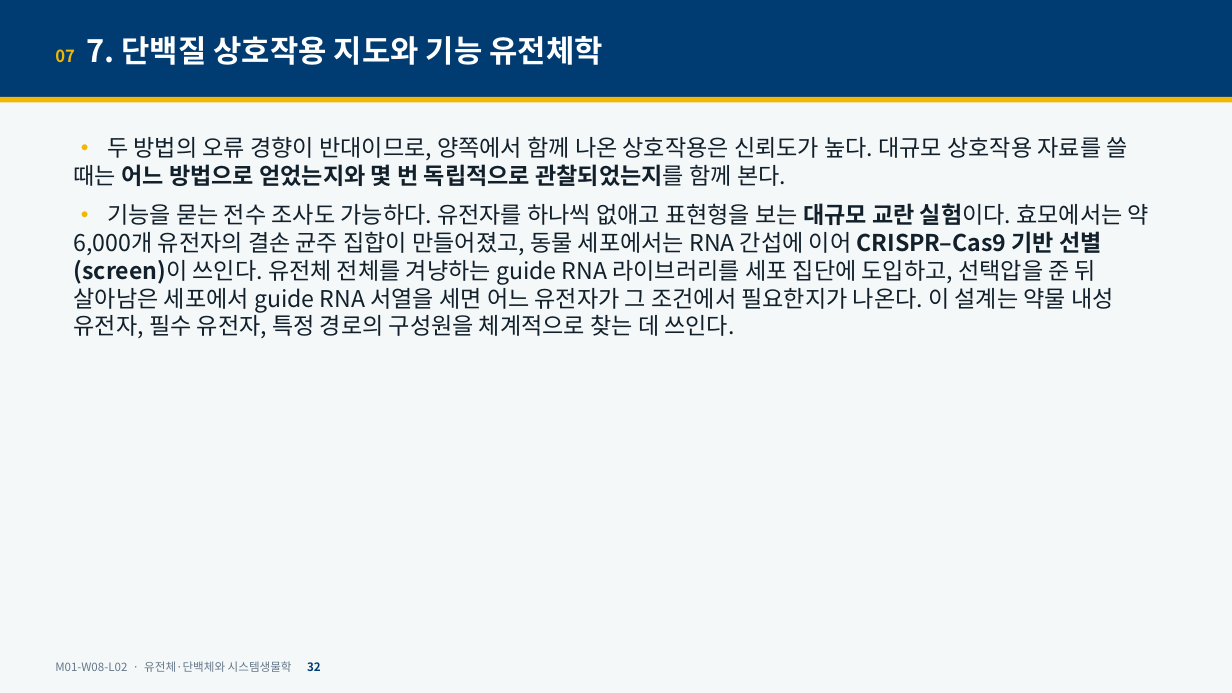
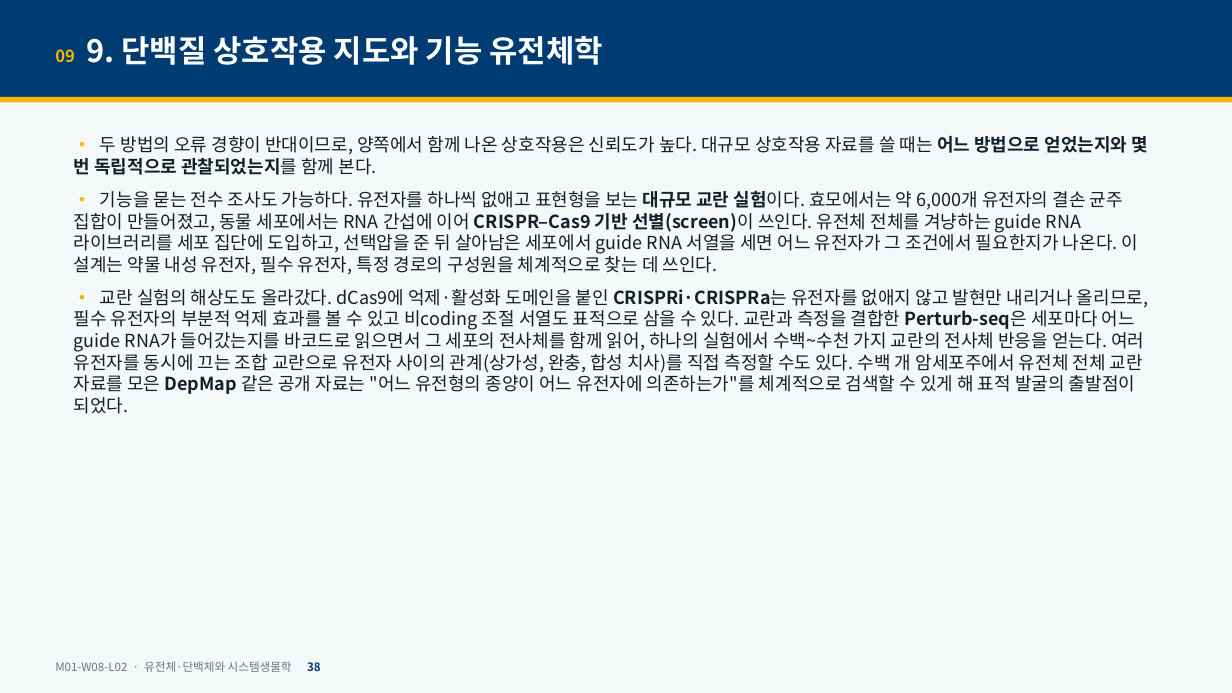
Before and after one commit to hoperiasd2/hoperiasd2.github.io, a slide deck: slide 38 of curriculum/M01/W08/L02/slides.pptx (slide 32 before the commit). Drawn at 1232x693 pixels with LibreOffice and Linux fonts; fonts in the diff are those of the drawing. Boxes give left, top, right and bottom in pixels: in the first picture for what was removed or moved away, otherwise in the second. Text is boxed around its words. In the diff, an @@ line names an element or a change of style, - is before the commit and + after.

```diff
--- a/curriculum/M01/W08/L02/slides.pptx
+++ b/curriculum/M01/W08/L02/slides.pptx
@@ text at (x1=55, y1=36, x2=603, y2=65): text changed @@
-07 7. 단백질 상호작용 지도와 기능 유전체학
+09 9. 단백질 상호작용 지도와 기능 유전체학
@@ text at (x1=74, y1=136, x2=1149, y2=275): size 18 to 14 pt in "• 두 방법의 오류 경향이 반대이므로, 양쪽에서 ...", "• 기능을 묻는 전수 조사도 가능하다. 유전자를 ..." @@
@@ text at (x1=74, y1=289, x2=1148, y2=414): paragraph added @@
+• 교란 실험의 해상도도 올라갔다. dCas9에 억제·활성화 도메인을 붙인 CRISPRi·CRISPRa는 유전자를 없애지 않고 발현만 내리거나 올리므로, 필수 유전자의 부분적 억제 효과를 볼 수 있고 비coding 조절 서열도 표적으로 삼을 수 있다. 교란과 측정을 결합한 Perturb-seq은 세포마다 어느 guide RNA가 들어갔는지를 바코드로 읽으면서 그 세포의 전사체를 함께 읽어, 하나의 실험에서 수백~수천 가지 교란의 전사체 반응을 얻는다. 여러 유전자를 동시에 끄는 조합 교란으로 유전자 사이의 관계(상가성, 완충, 합성 치사)를 직접 측정할 수도 있다. 수백 개 암세포주에서 유전체 전체 교란 자료를 모은 DepMap 같은 공개 자료는 "어느 유전형의 종양이 어느 유전자에 의존하는가"를 체계적으로 검색할 수 있게 해 표적 발굴의 출발점이 되었다.
@@ text at (x1=55, y1=661, x2=321, y2=672): text changed @@
-M01-W08-L02 · 유전체·단백체와 시스템생물학 32
+M01-W08-L02 · 유전체·단백체와 시스템생물학 38
```
Also in this commit, not shown: 41 other slides changed, 15 slides added, 5 other files.
